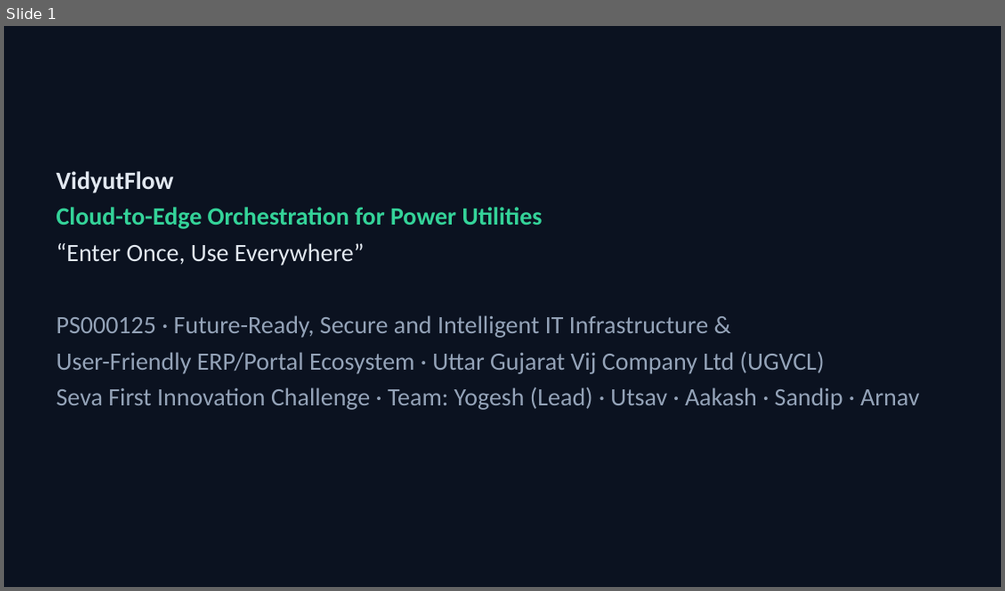
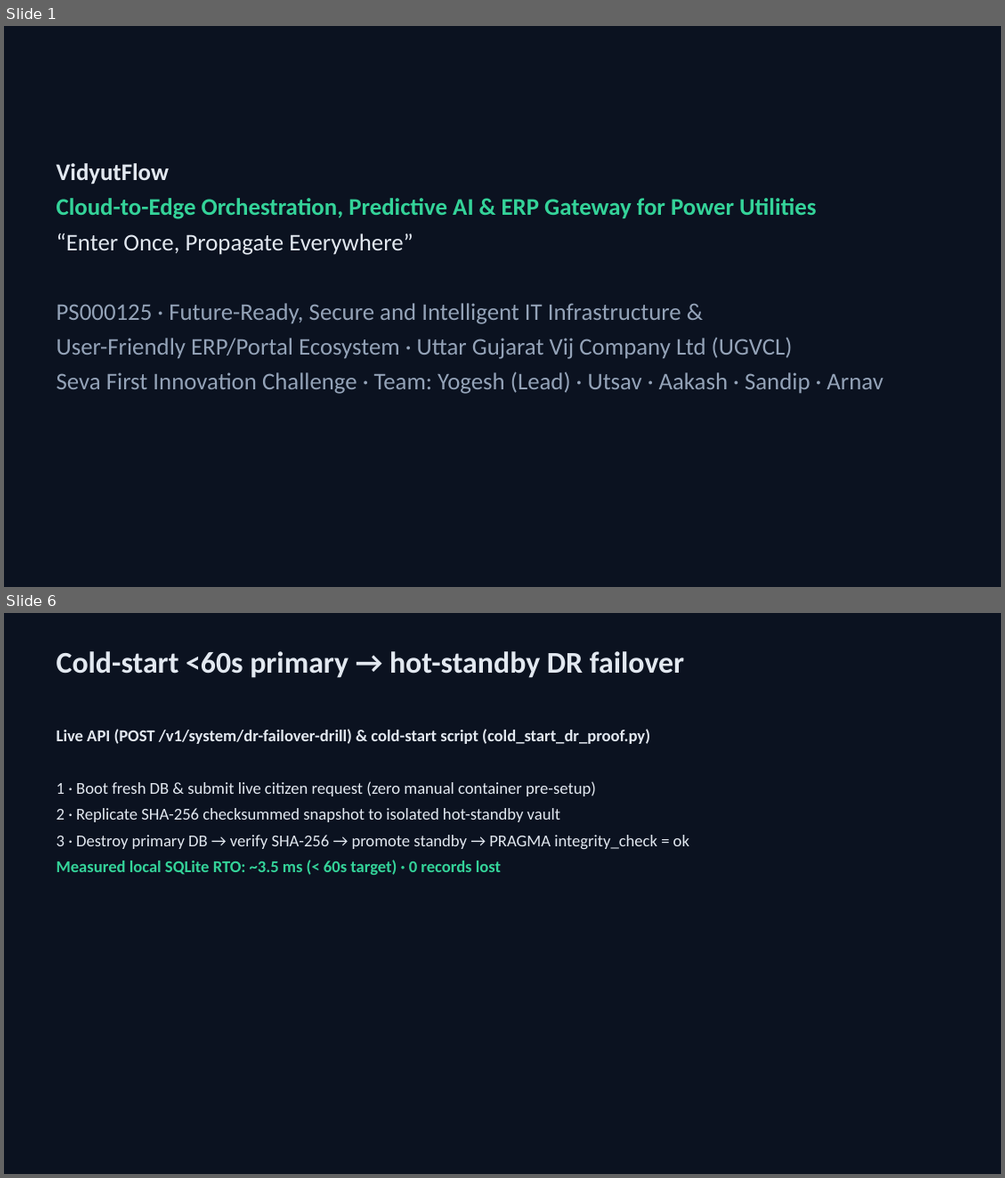
Before and after one commit to Yogeshsingh123-LAB/VidyutFlow, a slide deck: docs/deck/VidyutFlow_PS000125.pptx. Shown one above the other, each under a label of ours: slide 1 before the commit, slides 1 and 6 after it; the slides between them are not shown. The pictures are 1005x591 and 1005x1178 pixels, drawn with LibreOffice and Linux fonts; fonts in the diff are those of the drawing. Boxes give left, top, right and bottom in pixels: in the first picture for what was removed or moved away, otherwise in the second. Text is boxed around its words. In the diff, an @@ line names an element or a change of style, - is before the commit and + after.

Commit message:
Enforce magic-byte upload signatures & default encrypted vault, rebuild PPTX deck & clarify CI/OOD/ERP disclosures

```diff
--- a/docs/deck/VidyutFlow_PS000125.pptx
+++ b/docs/deck/VidyutFlow_PS000125.pptx
@@ slide 6 added at <box>4,613,1001,1174</box>, background #0B1220 @@
@@ text added at <box>57,651,684,678</box>, 29 pt, text #E2E8F0, bold @@
+Cold-start <60s primary → hot-standby DR failover
@@ text added at <box>57,729,689,875</box>, 16 pt, text #E2E8F0 @@
+Live API (POST /v1/system/dr-failover-drill) & cold-start script (cold_start_dr_proof.py)
+1 · Boot fresh DB & submit live citizen request (zero manual container pre-setup)
+2 · Replicate SHA-256 checksummed snapshot to isolated hot-standby vault
+3 · Destroy primary DB → verify SHA-256 → promote standby → PRAGMA integrity_check = ok
+Measured local SQLite RTO: ~3.5 ms (< 60s target) · 0 records lost
@@ slide 1 changed as well @@
@@ text "VidyutFlow": place and size @@
-text "VidyutFlow" at <box>57,171,919,410</box>
+text "VidyutFlow" at <box>57,163,882,394</box>
@@ text at <box>57,163,882,394</box>: size 24 to 23 pt in "VidyutFlow", "PS000125 · Future-Ready, Secure and Intelligent IT ...", "User-Friendly ERP/Portal Ecosystem · Uttar Gujarat Vij ...", "Seva First Innovation Challenge · Team: Yogesh ..." @@
@@ text at <box>57,198,816,255</box>: text changed; size 24 to 23 pt @@
-Cloud-to-Edge Orchestration for Power Utilities
-“Enter Once, Use Everywhere”
+Cloud-to-Edge Orchestration, Predictive AI & ERP Gateway for Power Utilities
+“Enter Once, Propagate Everywhere”
```
Also in this commit, not shown: 10 other slides added, 11 slides removed, 24 other files.
